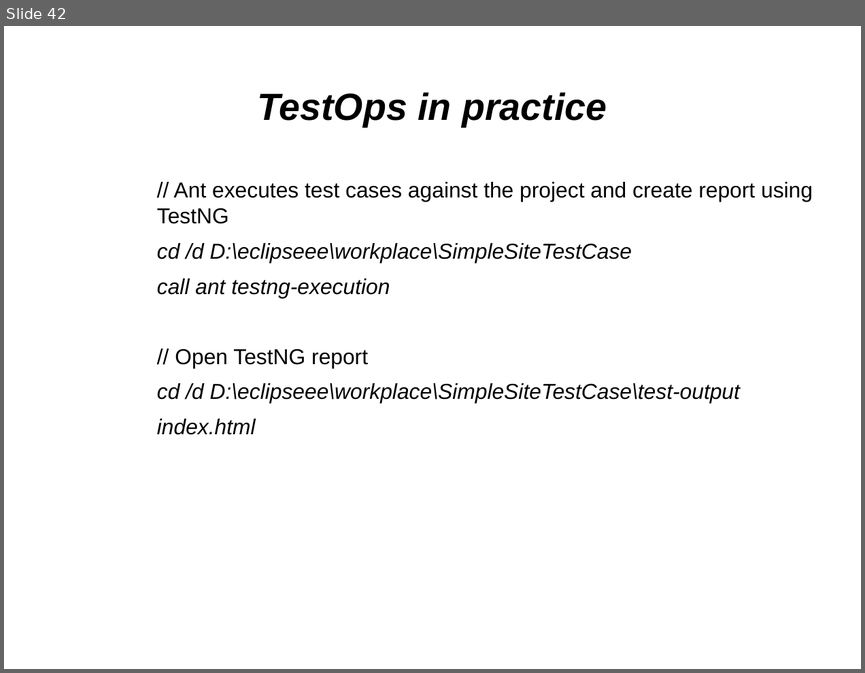
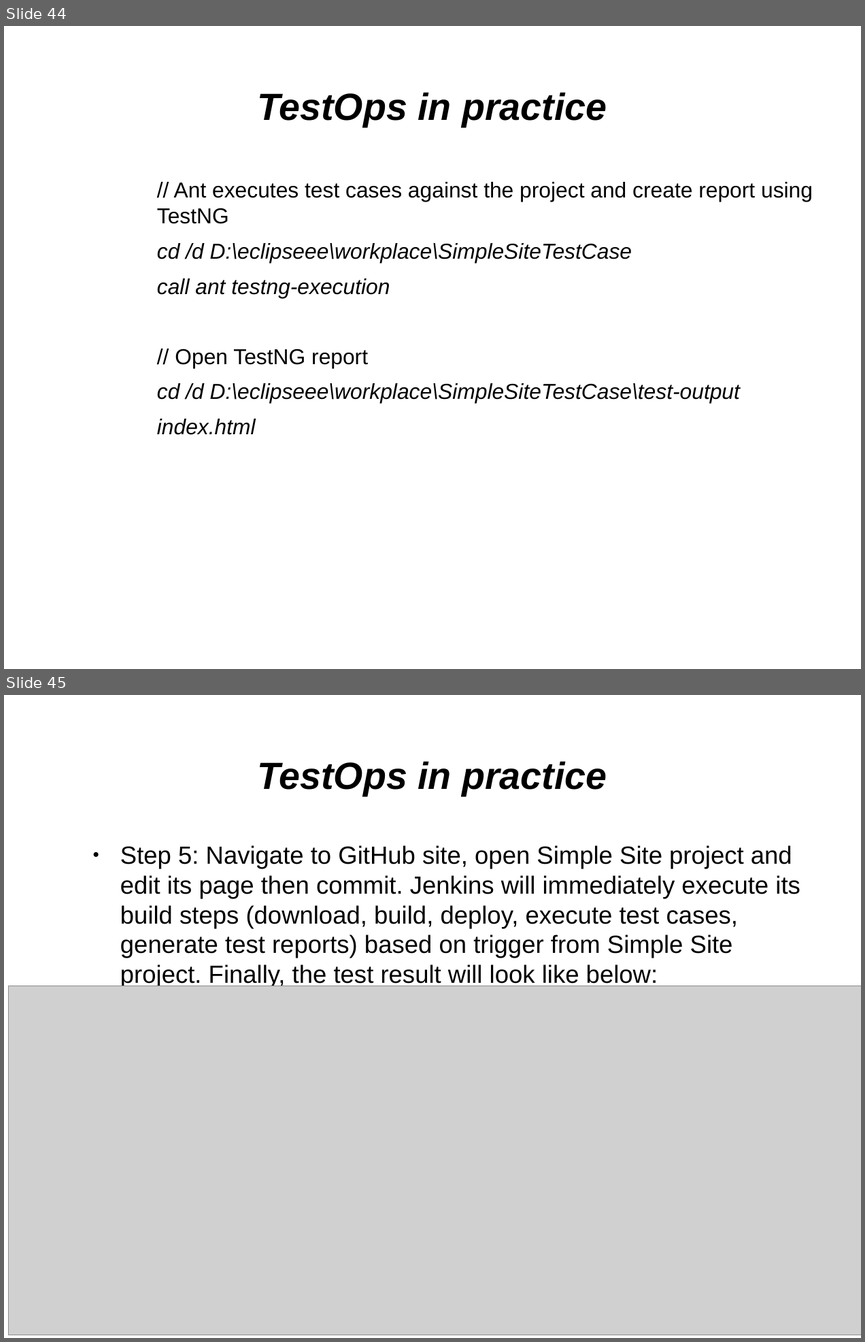
Before and after one commit to kirol/selenium, a slide deck: Selenium & Testops.odp. Shown one above the other, each under a label of ours: slide 42 before the commit, slides 44 and 45 after it. The pictures are 865x673 and 865x1342 pixels, drawn with LibreOffice and Linux fonts; fonts in the diff are those of the drawing; grey boxes stand for pictures. Boxes give left, top, right and bottom in pixels: in the first picture for what was removed or moved away, otherwise in the second. Text is boxed around its words. In the diff, an @@ line names an element or a change of style, - is before the commit and + after.

```diff
--- a/Selenium & Testops.odp
+++ b/Selenium & Testops.odp
@@ slide 45 added at (4,695,861,1338), background #FFFFFF @@
@@ title added at (258,761,606,796), 35 pt, text #000000, bold, italic @@
+TestOps in practice
@@ text added at (120,845,800,988), 23 pt, text #000000 @@
+  ● Step 5: Navigate to GitHub site, open Simple Site project and edit its page then commit. Jenkins will immediately execute its build steps (download, build, deploy, execute test cases, generate test reports) based on trigger from Simple Site project. Finally, the test result will look like below:
@@ picture added at (9,986,861,1335) @@
@@ what was slide 42 is now slide 44 @@
```
Also in this commit, not shown: 3 slides changed, 2 other slides added, 2 other files.
